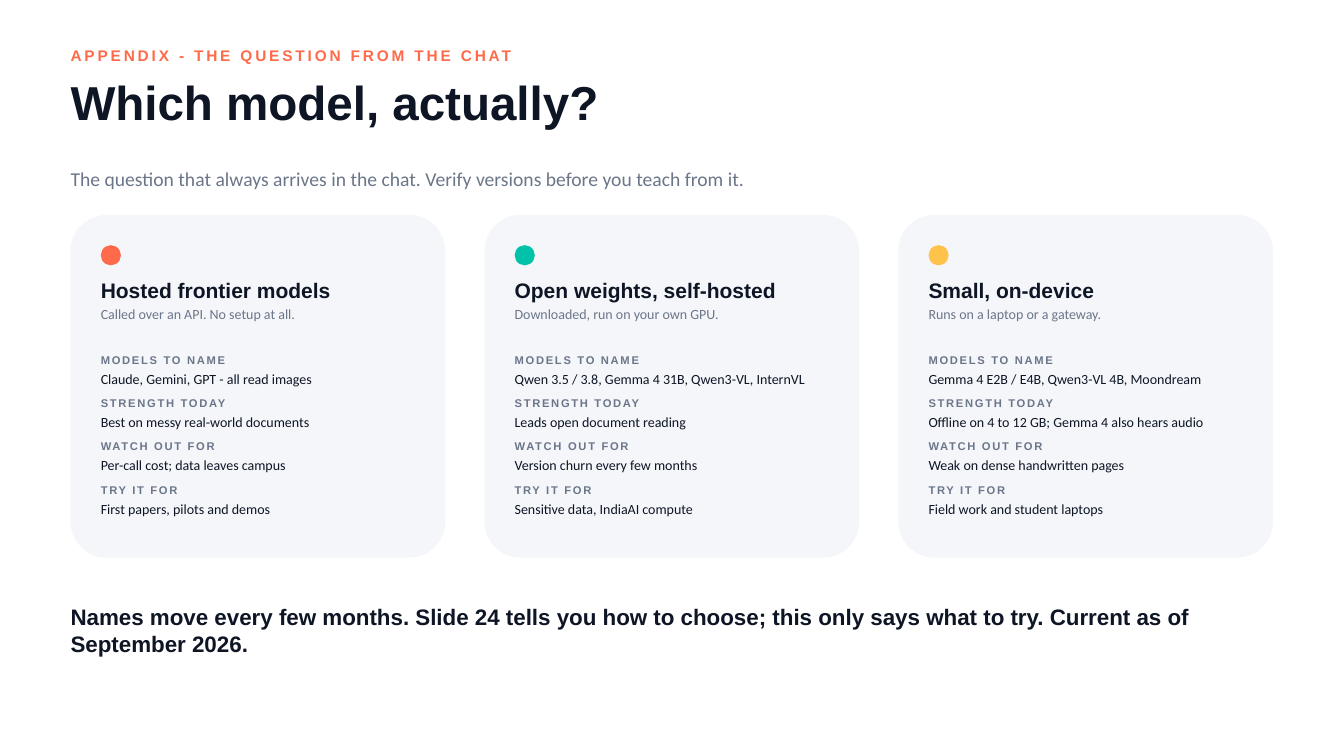
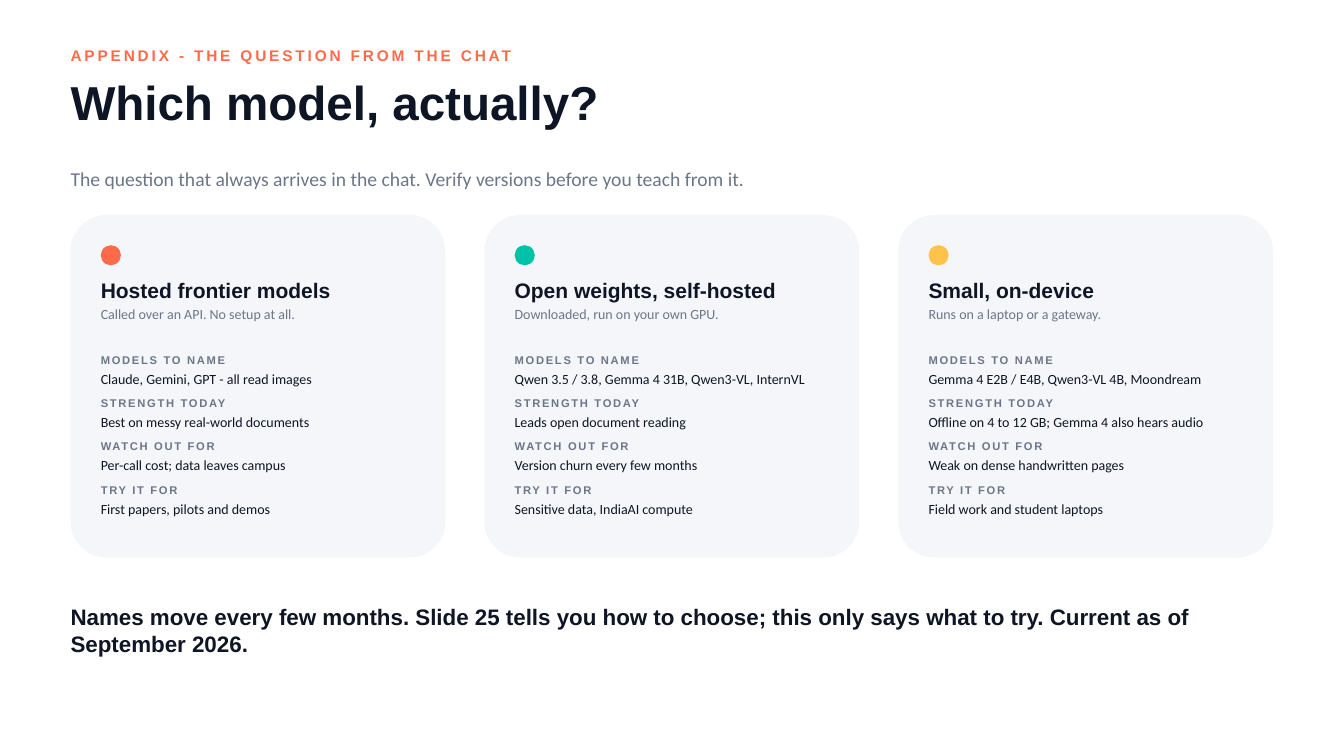
Before and after one commit to lksmangai/DeepLearning, a slide deck: slide 39 of Multimodal-AI-ATAL-FDP-Deck.pptx (slide 38 before the commit). Drawn at 1344x756 pixels with LibreOffice and Linux fonts; fonts in the diff are those of the drawing. Boxes give left, top, right and bottom in pixels: in the first picture for what was removed or moved away, otherwise in the second. Text is boxed around its words. In the diff, an @@ line names an element or a change of style, - is before the commit and + after.

```diff
--- a/Multimodal-AI-ATAL-FDP-Deck.pptx
+++ b/Multimodal-AI-ATAL-FDP-Deck.pptx
@@ text at (x1=71, y1=608, x2=1189, y2=657): text changed @@
-Names move every few months. Slide 24 tells you how to choose; this only says what to try. Current as of September 2026.
+Names move every few months. Slide 25 tells you how to choose; this only says what to try. Current as of September 2026.
```
Also in this commit, not shown: 2 other slides changed, 1 slide added.
